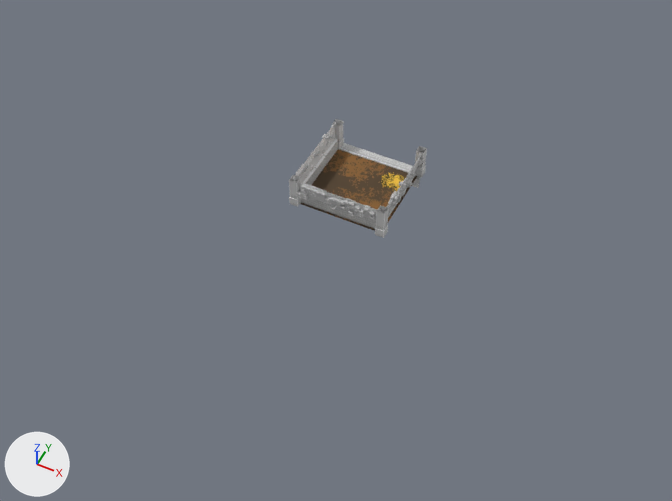
The Blender file Assets/Assets/Blender/PlayArea.blend: old version first, new version second.
One viewpoint serves both versions: a 50 mm lens placed at (60.4, -131.6, 141.4), pointed at (0.6, -12.1, -7.9). Lighting does not change. The marker at lower left points along +X, +Y and +Z.

The older version as bpy lines, for what is in view:
```python
me_cube_001 = bpy.data.meshes.new('Cube.001')
me_cube_001.from_pydata(...)  # 854 vertices, 614 faces; spans x -4.9..7.0, y -11.4..11.0, z -11.1..11.5
# faces by material slot: [564, 1, 36, 13]
me_cube_001.materials.append(mat_material_001)  # picture img_brick_png
me_cube_001.materials.append(mat_material_002)  # picture img_dirt_png
me_cube_001.materials.append(mat_material_004)  # picture img_pillar_png
me_cube_001.materials.append(mat_material_005)  # picture img_bigwall_png
ob_play_area = bpy.data.objects.new('Play Area', me_cube_001)
ob_play_area.location = (0.0, 0.0, 0.0)
ob_play_area.rotation_euler = (-1.571, -1.571, 0.0)  # degrees (-90, -90, 0)
```
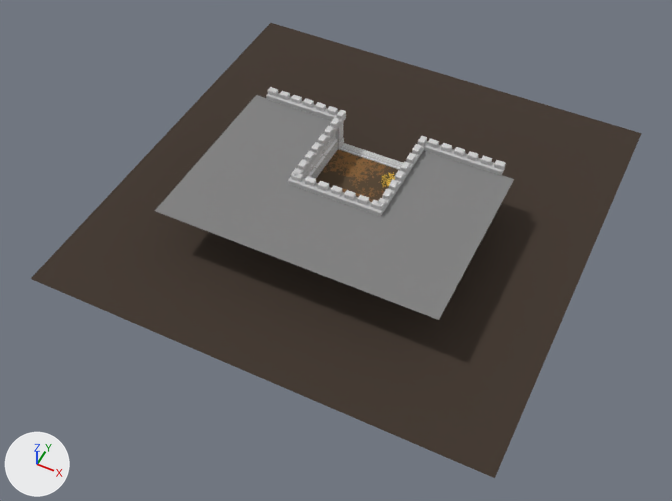
What changed in the scene script:
```text
Change me_cube_001:
    used by ob_play_area; location = (0.0, 0.0, 0.0); rotation_euler = (-1.571, -1.571, 0.0), in degrees (-90, -90, 0)
    remove me_cube_001.from_pydata(...)  # 854 vertices, 614 faces; spans x -4.9..7.0, y -11.4..11.0, z -11.1..11.5
    add me_cube_001.from_pydata(...)  # 1190 vertices, 860 faces; spans x -4.9..9.0, y -50.0..50.0, z -50.0..50.0
    me_cube_001 part 1: a new loose piece, a box spanning x 7.0..8.0, y 9.0..10.5, z -12.0..12.0, in mat_material_007 (light grey #c3c3c3)
    me_cube_001 part 2: a new loose piece, a box spanning x 7.0..8.0, y -10.5..-9.0, z -12.0..12.0, in mat_material_007 (light grey #c3c3c3)
    me_cube_001 part 3: a new loose piece, a box spanning x 7.0..8.0, y -9.0..9.0, z -12.0..-10.0, in mat_material_007 (light grey #c3c3c3)
    me_cube_001 part 4: a new loose piece, a box spanning x 8.0..9.0, y 9.0..10.3, z -11.0..-9.0, in mat_material_006 (picture img_bigbrick_png)
    me_cube_001 part 5: a new loose piece, a box spanning x 8.0..9.0, y 9.0..10.3, z -8.0..-6.0, in mat_material_006 (picture img_bigbrick_png)
    me_cube_001 part 6: a new loose piece, a box spanning x 8.0..9.0, y 9.0..10.3, z -5.0..-3.0, in mat_material_006 (picture img_bigbrick_png)
    me_cube_001 part 7: a new loose piece, a box spanning x 8.0..9.0, y 9.0..10.3, z -2.0..0.0, in mat_material_006 (picture img_bigbrick_png)
    me_cube_001 part 8: a new loose piece, a box spanning x 8.0..9.0, y 9.0..10.3, z 1.0..3.0, in mat_material_006 (picture img_bigbrick_png)
    me_cube_001 part 9: a new loose piece, a box spanning x 8.0..9.0, y 9.0..10.3, z 4.0..6.0, in mat_material_006 (picture img_bigbrick_png)
    me_cube_001 part 10: a new loose piece, a box spanning x 8.0..9.0, y 9.0..10.3, z 7.0..9.0, in mat_material_006 (picture img_bigbrick_png)
    me_cube_001 part 11: a new loose piece, a box spanning x 8.0..9.0, y 9.0..10.3, z 10.0..12.0, in mat_material_006 (picture img_bigbrick_png)
    me_cube_001 part 12: a new loose piece, a box spanning x 8.0..9.0, y -10.3..-9.0, z -8.0..-6.0, in mat_material_006 (picture img_bigbrick_png)
    me_cube_001 part 13: a new loose piece, a box spanning x 8.0..9.0, y -10.3..-9.0, z -5.0..-3.0, in mat_material_006 (picture img_bigbrick_png)
    me_cube_001 part 14: a new loose piece, a box spanning x 8.0..9.0, y -10.3..-9.0, z -2.0..0.0, in mat_material_006 (picture img_bigbrick_png)
    me_cube_001 part 15: a new loose piece, a box spanning x 8.0..9.0, y -10.3..-9.0, z 1.0..3.0, in mat_material_006 (picture img_bigbrick_png)
    me_cube_001 part 16: a new loose piece, a box spanning x 8.0..9.0, y -10.3..-9.0, z 4.0..6.0, in mat_material_006 (picture img_bigbrick_png)
    me_cube_001 part 17: a new loose piece, a box spanning x 8.0..9.0, y -10.3..-9.0, z 7.0..9.0, in mat_material_006 (picture img_bigbrick_png)
    me_cube_001 part 18: a new loose piece, a box spanning x 8.0..9.0, y -10.3..-9.0, z 10.0..12.0, in mat_material_006 (picture img_bigbrick_png)
    me_cube_001 part 19: a new loose piece, a box spanning x 8.0..9.0, y -10.0..-8.0, z -11.3..-10.0, in mat_material_006 (picture img_bigbrick_png)
    me_cube_001 part 20: a new loose piece, a box spanning x 8.0..9.0, y -7.0..-5.0, z -11.3..-10.0, in mat_material_006 (picture img_bigbrick_png)
    me_cube_001 part 21: a new loose piece, a box spanning x 8.0..9.0, y -4.0..-2.0, z -11.3..-10.0, in mat_material_006 (picture img_bigbrick_png)
    me_cube_001 part 22: a new loose piece, a box spanning x 8.0..9.0, y -1.0..1.0, z -11.3..-10.0, in mat_material_006 (picture img_bigbrick_png)
    me_cube_001 part 23: a new loose piece, a box spanning x 8.0..9.0, y 2.0..4.0, z -11.3..-10.0, in mat_material_006 (picture img_bigbrick_png)
    me_cube_001 part 24: a new loose piece, a box spanning x 8.0..9.0, y 5.0..7.0, z -11.3..-10.0, in mat_material_006 (picture img_bigbrick_png)
    me_cube_001 part 25: a new loose piece, a box spanning x 8.0..9.0, y 8.0..10.0, z -11.3..-10.0, in mat_material_006 (picture img_bigbrick_png)
    me_cube_001 part 26: a new loose piece, a box spanning x 7.0..8.0, y 10.0..28.0, z 10.0..12.0, in mat_material_007 (light grey #c3c3c3)
    me_cube_001 part 27: a new loose piece, a box spanning x 7.0..8.0, y -28.0..-10.0, z 10.0..12.0, in mat_material_007 (light grey #c3c3c3)
    me_cube_001 part 28: a new loose piece, a box spanning x 8.0..9.0, y 11.0..13.0, z 10.7..12.0, in mat_material_006 (picture img_bigbrick_png)
    me_cube_001 part 29: a new loose piece, a box spanning x 8.0..9.0, y 14.0..16.0, z 10.7..12.0, in mat_material_006 (picture img_bigbrick_png)
    me_cube_001 part 30: 96 vertices added at x -4.0..9.0, y -50.0..50.0, z -50.0..50.0
    add me_cube_001.materials.append(mat_material_007)  # light grey #c4c4c4
    add me_cube_001.materials.append(mat_material_006)  # picture img_bigbrick_png
    add me_cube_001.materials.append(mat_material_008)  # grey #838383
    add me_cube_001.materials.append(mat_material_009)  # brown #41352b
```

Pixel boxes [x1, y1, x2, y2] of what changed, in the pictures (672 x 501 px):
'Play Area', reshaped (340% wider, 280% taller)
    before: [289, 119, 427, 238]
    after: [31, 23, 642, 478]
part 1 of me_cube_001, added
    after: [374, 141, 427, 217]
part 2 of me_cube_001, added
    after: [288, 115, 346, 186]
part 3 of me_cube_001, added
    after: [294, 178, 375, 214]
part 4 of me_cube_001, added
    after: [378, 198, 386, 209]
part 5 of me_cube_001, added
    after: [382, 189, 392, 200]
part 6 of me_cube_001, added
    after: [388, 179, 399, 190]
part 7 of me_cube_001, added
    after: [395, 170, 404, 181]
part 8 of me_cube_001, added
    after: [400, 161, 410, 172]
part 9 of me_cube_001, added
    after: [406, 153, 416, 164]
part 10 of me_cube_001, added
    after: [412, 144, 422, 155]
part 11 of me_cube_001, added
    after: [418, 136, 427, 146]
part 12 of me_cube_001, added
    after: [298, 159, 308, 171]
part 13 of me_cube_001, added
    after: [305, 151, 315, 162]
part 14 of me_cube_001, added
    after: [311, 142, 321, 153]
part 15 of me_cube_001, added
    after: [318, 134, 327, 144]
part 16 of me_cube_001, added
    after: [324, 126, 334, 136]
part 17 of me_cube_001, added
    after: [330, 118, 340, 128]
part 18 of me_cube_001, added
    after: [337, 110, 346, 120]
part 19 of me_cube_001, added
    after: [292, 172, 303, 182]
part 20 of me_cube_001, added
    after: [305, 176, 316, 186]
part 21 of me_cube_001, added
    after: [318, 181, 329, 191]
part 22 of me_cube_001, added
    after: [331, 185, 342, 196]
part 23 of me_cube_001, added
    after: [344, 190, 356, 200]
part 24 of me_cube_001, added
    after: [357, 195, 369, 205]
